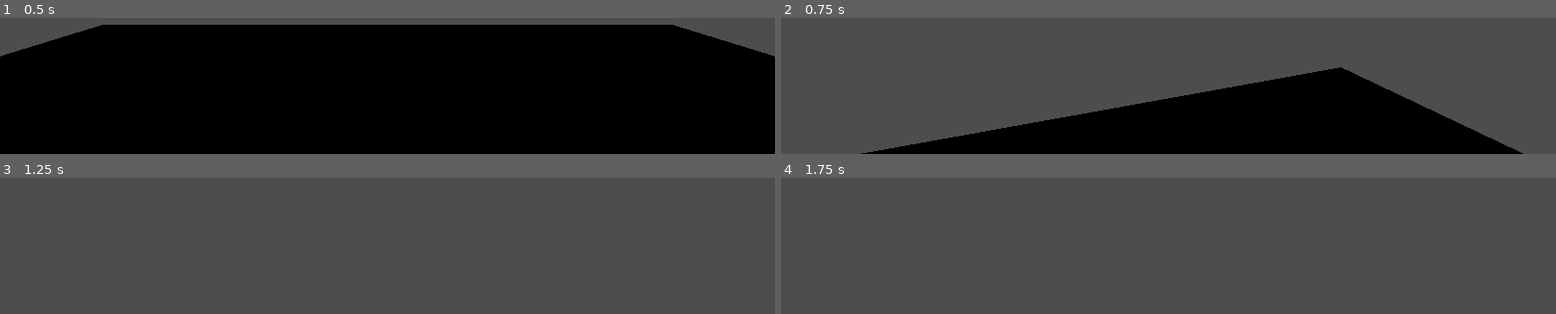
Above: before the commit, frames 1-4 (two rows, left to right).
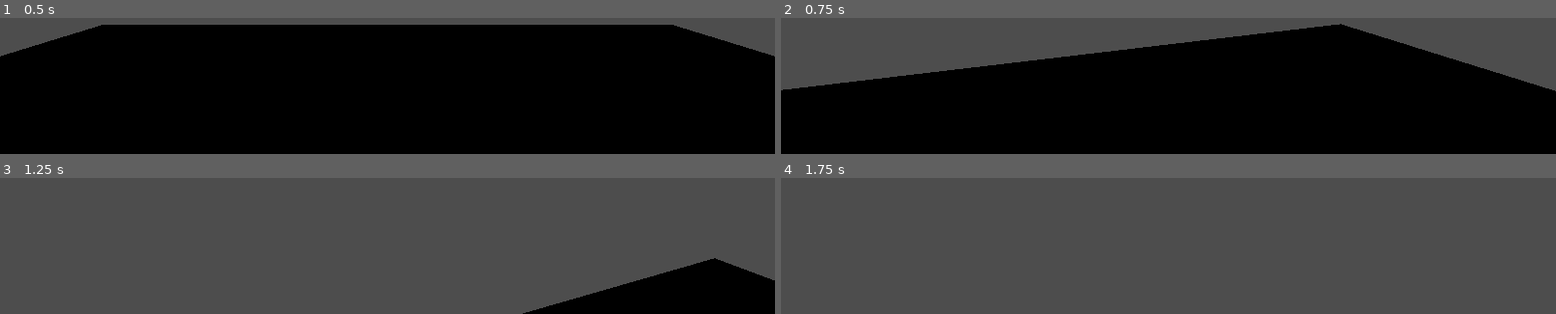
Above: after the commit, the same moments.

Repository: Garazhe/ps-horror
Game: Godot game, scene res://levels/test_room/floor.tscn
Same seed, same stepped clock (60 frames per second), same inputs: the game is played once before the commit and once after it.
Inputs (mouse positions are in pixels of both pictures, inside the frame that each line leads up to):
- Up to frame 1 (0.5 s): no input
- Up to frame 2 (0.75 s): tap Enter (ui_accept) at 0.5 s; move the mouse to (outside the picture) at 0.52 s; hold Up (ui_up) from 0.53 s (still down)
- Up to frame 3 (1.25 s): keep holding Up (ui_up); tap Enter (ui_accept) at 0.77 s
- Up to frame 4 (1.75 s): keep holding Up (ui_up); move the mouse to (outside the picture) at 1.27 s; tap Enter (ui_accept) at 1.52 s

Frame 1 is identical in both runs. In frame 2, 44% of the frame differs, in the area x 0-100%, y 4-100%; in frame 3, 7.7%; in frame 4, nothing differs.

Commit message:
Changes
Esc button now closes the game

Diff:
--- a/entities/player/player.gd
+++ b/entities/player/player.gd
@@ -13,7 +13,7 @@
 		$Camera3D.rotate_x(-event.relative.y * 0.005)
 		# Ограничиваем угол обзора, чтобы игрок не сломал шею
 		$Camera3D.rotation.x = clamp($Camera3D.rotation.x, -PI/2, PI/2)
-const JUMP_VELOCITY = 4.5
+const JUMP_VELOCITY = 0
 
 
 func _physics_process(delta: float) -> void:
--- /dev/null
+++ b/levels/test_room/floor.gd
@@ -0,0 +1,18 @@
+extends Node3D
+
+
+# Called when the node enters the scene tree for the first time.
+func _ready() -> void:
+	pass # Replace with function body.
+
+
+# Called every frame. 'delta' is the elapsed time since the previous frame.
+func _process(delta: float) -> void:
+	pass
+
+
+
+func _unhandled_input(event):
+	# Проверяем, нажата ли именно клавиша Escape
+	if event is InputEventKey and event.pressed and event.keycode == KEY_ESCAPE:
+		get_tree().quit()
--- a/levels/test_room/floor.tscn
+++ b/levels/test_room/floor.tscn
@@ -1,8 +1,10 @@
 [gd_scene format=3 uid="uid://dauy2cgvaocqk"]
 
+[ext_resource type="Script" uid="uid://byhjkm4ksd1g0" path="res://levels/test_room/floor.gd" id="1_728dk"]
 [ext_resource type="PackedScene" uid="uid://b2h14uk6anwsi" path="res://entities/player/player.tscn" id="1_tciw1"]
 
 [node name="Node3D" type="Node3D" unique_id=255792297]
+script = ExtResource("1_728dk")
 
 [node name="floor" type="CSGBox3D" parent="." unique_id=2121106331]
 use_collision = true
--- a/project.godot
+++ b/project.godot
@@ -15,6 +15,41 @@
 config/features=PackedStringArray("4.6", "Forward Plus")
 config/icon="res://icon.svg"
 
+[input]
+
+ui_left={
+"deadzone": 0.5,
+"events": [Object(InputEventKey,"resource_local_to_scene":false,"resource_name":"","device":0,"window_id":0,"alt_pressed":false,"shift_pressed":false,"ctrl_pressed":false,"meta_pressed":false,"pressed":false,"keycode":4194319,"physical_keycode":0,"key_label":0,"unicode":0,"location":0,"echo":false,"script":null)
+, Object(InputEventJoypadButton,"resource_local_to_scene":false,"resource_name":"","device":-1,"button_index":13,"pressure":0.0,"pressed":false,"script":null)
+, Object(InputEventJoypadMotion,"resource_local_to_scene":false,"resource_name":"","device":-1,"axis":0,"axis_value":-1.0,"script":null)
+, Object(InputEventKey,"resource_local_to_scene":false,"resource_name":"","device":-1,"window_id":0,"alt_pressed":false,"shift_pressed":false,"ctrl_pressed":false,"meta_pressed":false,"pressed":false,"keycode":0,"physical_keycode":65,"key_label":0,"unicode":97,"location":0,"echo":false,"script":null)
+]
+}
+ui_right={
+"deadzone": 0.5,
+"events": [Object(InputEventKey,"resource_local_to_scene":false,"resource_name":"","device":0,"window_id":0,"alt_pressed":false,"shift_pressed":false,"ctrl_pressed":false,"meta_pressed":false,"pressed":false,"keycode":4194321,"physical_keycode":0,"key_label":0,"unicode":0,"location":0,"echo":false,"script":null)
+, Object(InputEventJoypadButton,"resource_local_to_scene":false,"resource_name":"","device":-1,"button_index":14,"pressure":0.0,"pressed":false,"script":null)
+, Object(InputEventJoypadMotion,"resource_local_to_scene":false,"resource_name":"","device":-1,"axis":0,"axis_value":1.0,"script":null)
+, Object(InputEventKey,"resource_local_to_scene":false,"resource_name":"","device":-1,"window_id":0,"alt_pressed":false,"shift_pressed":false,"ctrl_pressed":false,"meta_pressed":false,"pressed":false,"keycode":0,"physical_keycode":68,"key_label":0,"unicode":100,"location":0,"echo":false,"script":null)
+]
+}
+ui_up={
+"deadzone": 0.5,
+"events": [Object(InputEventKey,"resource_local_to_scene":false,"resource_name":"","device":0,"window_id":0,"alt_pressed":false,"shift_pressed":false,"ctrl_pressed":false,"meta_pressed":false,"pressed":false,"keycode":4194320,"physical_keycode":0,"key_label":0,"unicode":0,"location":0,"echo":false,"script":null)
+, Object(InputEventJoypadButton,"resource_local_to_scene":false,"resource_name":"","device":-1,"button_index":11,"pressure":0.0,"pressed":false,"script":null)
+, Object(InputEventJoypadMotion,"resource_local_to_scene":false,"resource_name":"","device":-1,"axis":1,"axis_value":-1.0,"script":null)
+, Object(InputEventKey,"resource_local_to_scene":false,"resource_name":"","device":-1,"window_id":0,"alt_pressed":false,"shift_pressed":false,"ctrl_pressed":false,"meta_pressed":false,"pressed":false,"keycode":0,"physical_keycode":87,"key_label":0,"unicode":119,"location":0,"echo":false,"script":null)
+]
+}
+ui_down={
+"deadzone": 0.5,
+"events": [Object(InputEventKey,"resource_local_to_scene":false,"resource_name":"","device":0,"window_id":0,"alt_pressed":false,"shift_pressed":false,"ctrl_pressed":false,"meta_pressed":false,"pressed":false,"keycode":4194322,"physical_keycode":0,"key_label":0,"unicode":0,"location":0,"echo":false,"script":null)
+, Object(InputEventJoypadButton,"resource_local_to_scene":false,"resource_name":"","device":-1,"button_index":12,"pressure":0.0,"pressed":false,"script":null)
+, Object(InputEventJoypadMotion,"resource_local_to_scene":false,"resource_name":"","device":-1,"axis":1,"axis_value":1.0,"script":null)
+, Object(InputEventKey,"resource_local_to_scene":false,"resource_name":"","device":-1,"window_id":0,"alt_pressed":false,"shift_pressed":false,"ctrl_pressed":false,"meta_pressed":false,"pressed":false,"keycode":0,"physical_keycode":83,"key_label":0,"unicode":115,"location":0,"echo":false,"script":null)
+]
+}
+
 [physics]
 
 3d/physics_engine="Jolt Physics"
Not shown, added: levels/test_room/floor.gd.uid
